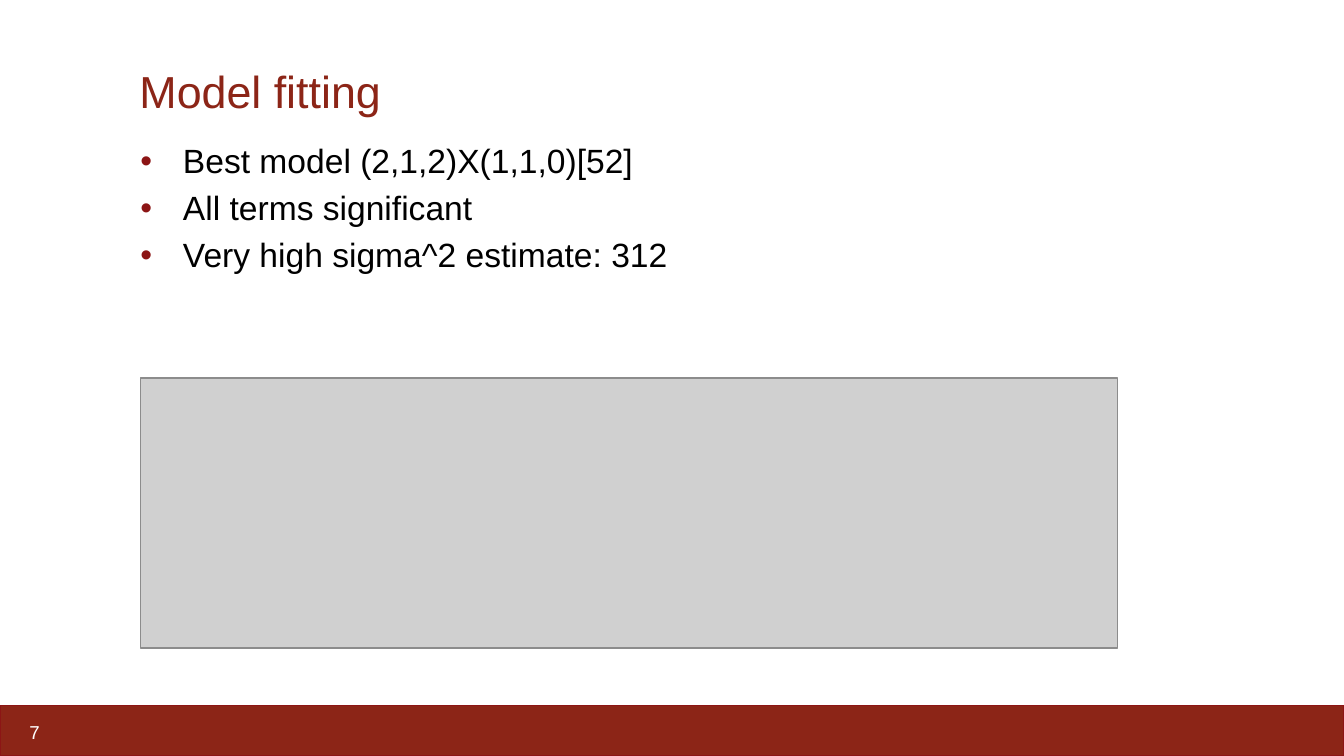
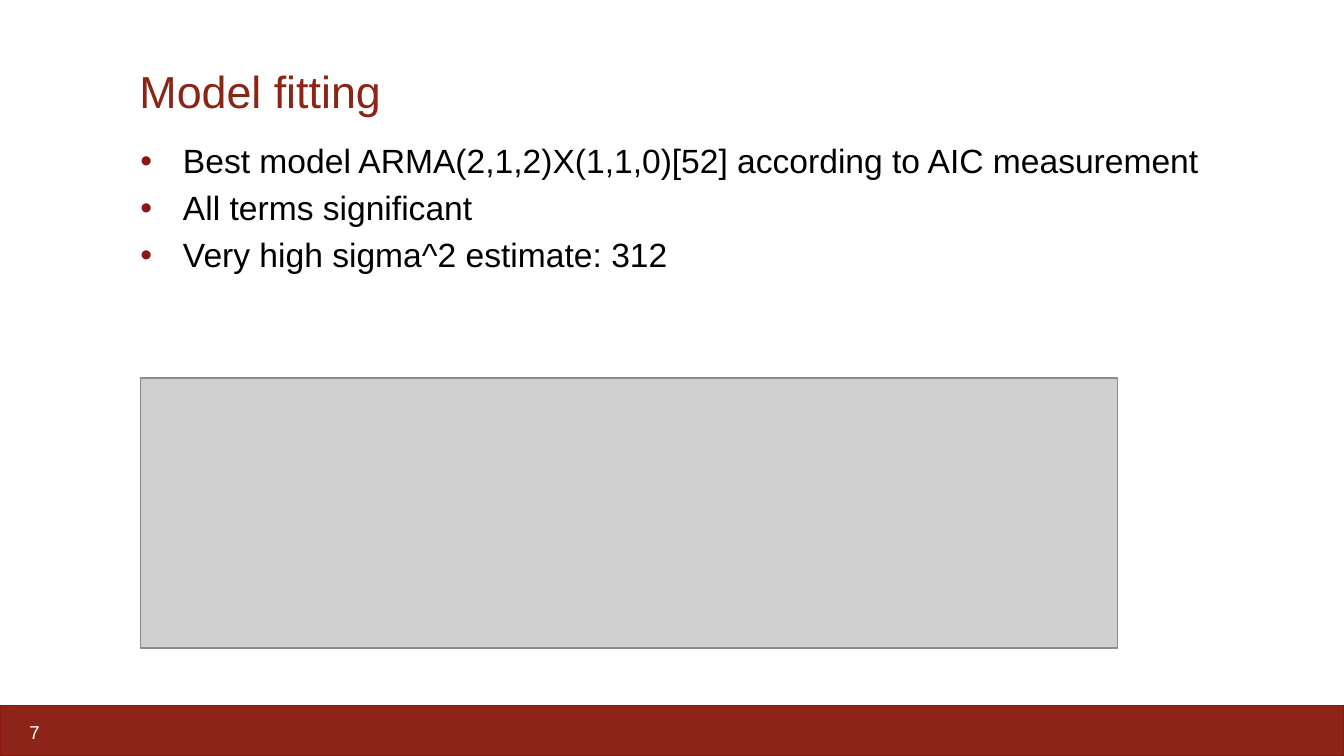
Before and after one commit to johnrapp/stat-221-time-series-project, a slide deck: slide 7 of Presentation.pptx. Drawn at 1344x756 pixels with LibreOffice and Linux fonts; fonts in the diff are those of the drawing; grey boxes stand for pictures. Boxes give left, top, right and bottom in pixels: in the first picture for what was removed or moved away, otherwise in the second. Text is boxed around its words. In the diff, an @@ line names an element or a change of style, - is before the commit and + after.

Commit message:
Exploring detrending and models

```diff
--- a/Presentation.pptx
+++ b/Presentation.pptx
@@ text at [183, 148, 1198, 179]: text changed @@
-  • Best model (2,1,2)X(1,1,0)[52]
+  • Best model ARMA(2,1,2)X(1,1,0)[52] according to AIC measurement
```
Also in this commit, not shown: 5 other slides changed, 4 other files.
